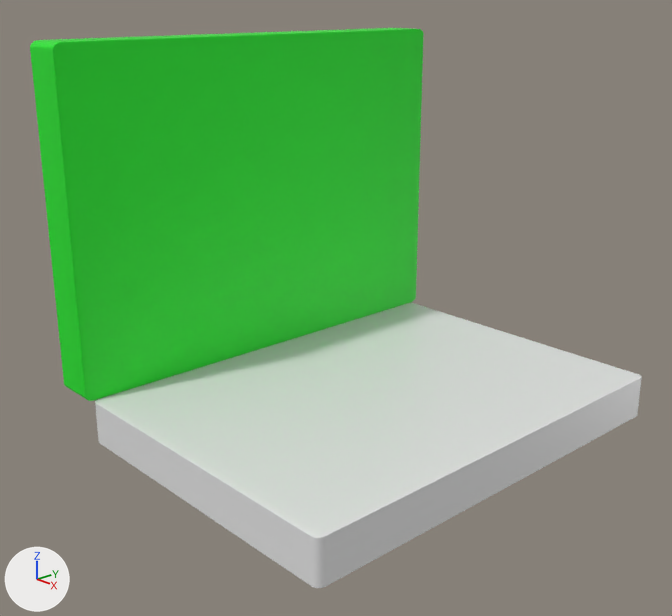
Before and after pictures for a commit that changed the Blender file art/blender models/low poly laptop.blend.
Before and after are seen from a camera (50 mm lens) standing at (5.43, -5.48, 3.55) and looking at (-0.22, -0.3, 0.97). The axes (+X, +Y, +Z) are drawn at lower left. The lights are the same throughout.

Before the edit, the objects in view are built like this:
```python
mat_material = principled_material('Material')
mat_material.base_color = (0.8, 0.8, 0.8)  # white #e7e7e7
mat_material.roughness = 0.4
me_cube = bpy.data.meshes.new('Cube')
me_cube.from_pydata(...)  # a box spanning x -1.0..1.0, y -1.0..1.0, z -1.0..1.0
me_cube.materials.append(mat_material)  # white #e7e7e7
me_cube_001 = bpy.data.meshes.new('Cube.001')
me_cube_001.from_pydata(...)  # a box spanning x -1.0..1.0, y -1.0..1.0, z -1.0..1.0
me_cube_001.materials.append(mat_material_003)  # green #17e725
ob_cube = bpy.data.objects.new('Cube', me_cube)
ob_cube.location = (0.0, 0.0, 0.0)
ob_cube.scale = (1.48, 2.02, 0.2)
_m = ob_cube.modifiers.new('Bevel', 'BEVEL')
_m.width = 0.04
_m.width_pct = 0.04
_m.segments = 12
ob_object = bpy.data.objects.new('Object', me_cube_001)
ob_object.location = (-1.66, 0.0, 1.7)
ob_object.rotation_euler = (0.0, 1.571, 0.0)  # degrees (0, 90, 0)
ob_object.scale = (1.5, 2.09, 0.2)
_m = ob_object.modifiers.new('Bevel', 'BEVEL')
_m.width = 0.04
_m.width_pct = 0.04
_m.segments = 12
```
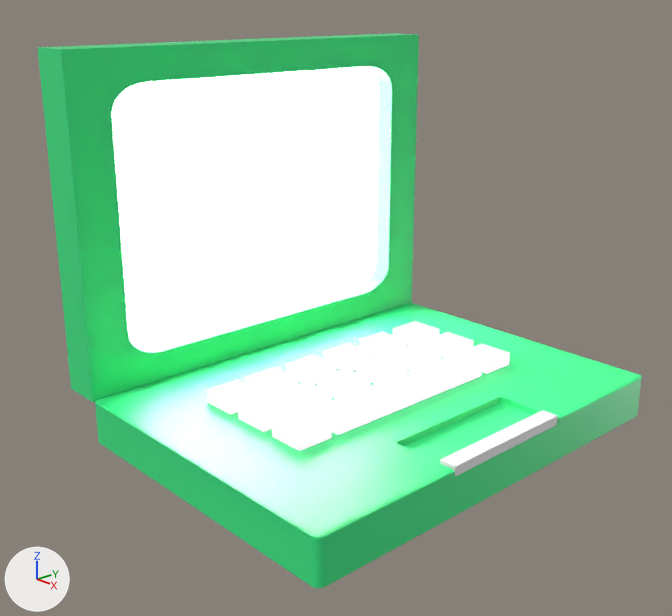
Commit message: loaded laptop gltf model into three canvas

What changed in the scene script:
```text
Change mat_material:
    mat_material.base_color: (0.8, 0.8, 0.8) -> (0.0418, 0.8, 0.24)  # white #e7e7e7 -> green #3ae786
Change me_cube_001:
    used by ob_object; location = (-1.66, 0.0, 1.7); rotation_euler = (0.0, 1.571, 0.0), in degrees (0, 90, 0); scale = (1.5, 2.09, 0.2)
    remove me_cube_001.from_pydata(...)  # 8 vertices, 6 faces; spans x -1.0..1.0, y -1.0..1.0, z -1.0..1.0
    add me_cube_001.from_pydata(...)  # 72 vertices, 50 faces; spans x -1.0..1.0, y -1.0..1.0, z -1.0..1.0
    me_cube_001 part 1
    1 face is deleted
    36 vertices are added at x -1.0..1.0, y -1.0..1.0, z 0.05..1.0
    28 new vertices lie (0.0, 0.0, 0.95) away from vertices in x -0.81..0.81, y -0.81..0.81, z 0.05
    44 new faces join them, mat_material (green #3ae787)
    1 new face joins them, mat_material_017 (white #e7e7e7)
    me_cube_001 part 2: 5 faces spanning x -1.0..1.0, y -1.0..1.0, z -1.0..1.0 switch from mat_material_003 (green #17e725) to mat_material (green #3ae787)
    add me_cube_001.materials.append(mat_material_017)  # white #e7e7e7
Change ob_object:
    ob_object.location: (-1.66, 0.0, 1.7) -> (-1.67, 0.0, 1.66)
    ob_object.scale: (1.5, 2.09, 0.2) -> (1.48, 2.02, 0.2)
Add ob_alt_l_006:
    ob_alt_l_006 = bpy.data.objects.new('ALT L.006', me_cube_003)  # 2032 vertices, 2028 faces; spans x -3.6..1.0, y -1.0..1.0, z -1.0..1.0; in mat_material_019 (white #ffffff); modifiers ARRAY
    ob_alt_l_006.location = (-0.15, -0.73, 0.22)
    ob_alt_l_006.scale = (0.171, 0.171, 0.103)
Add ob_alt_l_005:
    ob_alt_l_005 = bpy.data.objects.new('ALT L.005', me_cube_003.copy())  # modifiers ARRAY
    ob_alt_l_005.location = (-0.15, -0.27, 0.22)
    ob_alt_l_005.scale = (0.171, 0.171, 0.103)
Add ob_alt_l_004:
    ob_alt_l_004 = bpy.data.objects.new('ALT L.004', me_cube_003.copy())  # modifiers ARRAY
    ob_alt_l_004.location = (-0.15, 0.21, 0.22)
    ob_alt_l_004.scale = (0.171, 0.171, 0.103)
Add ob_alt_l_003:
    ob_alt_l_003 = bpy.data.objects.new('ALT L.003', me_cube_003.copy())  # modifiers ARRAY
    ob_alt_l_003.location = (-0.15, 0.67, 0.22)
    ob_alt_l_003.scale = (0.171, 0.171, 0.103)
Add ob_alt_l_002:
    ob_alt_l_002 = bpy.data.objects.new('ALT L.002', me_cube_003.copy())  # modifiers ARRAY
    ob_alt_l_002.location = (-0.15, 1.15, 0.22)
    ob_alt_l_002.scale = (0.171, 0.171, 0.103)
Add ob_alt_l_001:
    ob_alt_l_001 = bpy.data.objects.new('ALT L.001', me_cube_003)  # 2032 vertices, 2028 faces; spans x -3.6..1.0, y -1.0..1.0, z -1.0..1.0; in mat_material_019 (white #ffffff); modifiers ARRAY
    ob_alt_l_001.location = (-0.15, -1.14, 0.22)
    ob_alt_l_001.scale = (0.171, 0.171, 0.103)
Add ob_alt_l:
    ob_alt_l = bpy.data.objects.new('ALT L', me_cube_009)  # 1016 vertices, 1014 faces; spans x -1.0..1.0, y -1.0..1.0, z -1.0..1.0; in mat_material_019 (white #ffffff)
    ob_alt_l.location = (0.3, -1.14, 0.22)
    ob_alt_l.scale = (0.171, 0.171, 0.103)
Add ob_alt_r:
    ob_alt_r = bpy.data.objects.new('ALT R', me_cube_009.copy())
    ob_alt_r.location = (0.3, 1.15, 0.22)
    ob_alt_r.scale = (0.171, 0.171, 0.103)
Add ob_space:
    ob_space = bpy.data.objects.new('Space', me_cube_009.copy())
    ob_space.location = (0.3, 0.0, 0.22)
    ob_space.scale = (0.171, 0.905, 0.103)
Add ob_button_r:
    ob_button_r = bpy.data.objects.new('Button R', me_cube_005)  # 1016 vertices, 1014 faces; spans x -1.0..1.0, y -1.0..1.0, z -1.0..1.0
    ob_button_r.location = (1.4, 0.33, 0.18)
    ob_button_r.scale = (0.0749, 0.325, 0.0464)
Add ob_button_l:
    ob_button_l = bpy.data.objects.new('Button L', me_cube_004)  # 1016 vertices, 1014 faces; spans x -1.0..1.0, y -1.0..1.0, z -1.0..1.0
    ob_button_l.location = (1.4, -0.33, 0.18)
    ob_button_l.scale = (0.0749, 0.325, 0.0462)
```

Where the change shows, as pixel boxes [x1, y1, x2, y2] in the pictures (672 x 616 px):
'Object', recoloured, reshaped, moved, rescaled
    before: [30, 28, 424, 401]
    after: [37, 33, 419, 402]
'Cube', recoloured (white to green)
    both: [95, 303, 642, 588]
'Space', added
    after: [311, 354, 482, 435]
'ALT L.001', added
    after: [207, 379, 295, 432]
'ALT L.006', added
    after: [245, 367, 332, 414]
'ALT L.005', added
    after: [285, 355, 371, 399]
'ALT L.004', added
    after: [323, 343, 408, 384]
'ALT L', added
    after: [272, 411, 332, 451]
'ALT L.003', added
    after: [359, 331, 441, 371]
'ALT L.002', added
    after: [392, 321, 474, 358]
'Button L', added
    after: [440, 434, 509, 476]
'Button R', added
    after: [495, 410, 558, 449]
'ALT R', added
    after: [459, 343, 510, 374]
part 1 of me_cube_001, built on
    before: [56, 31, 422, 399]
    after: [61, 35, 419, 402]
part 2 of me_cube_001, recoloured
    before: [30, 28, 424, 401]
    after: [37, 33, 418, 402]
